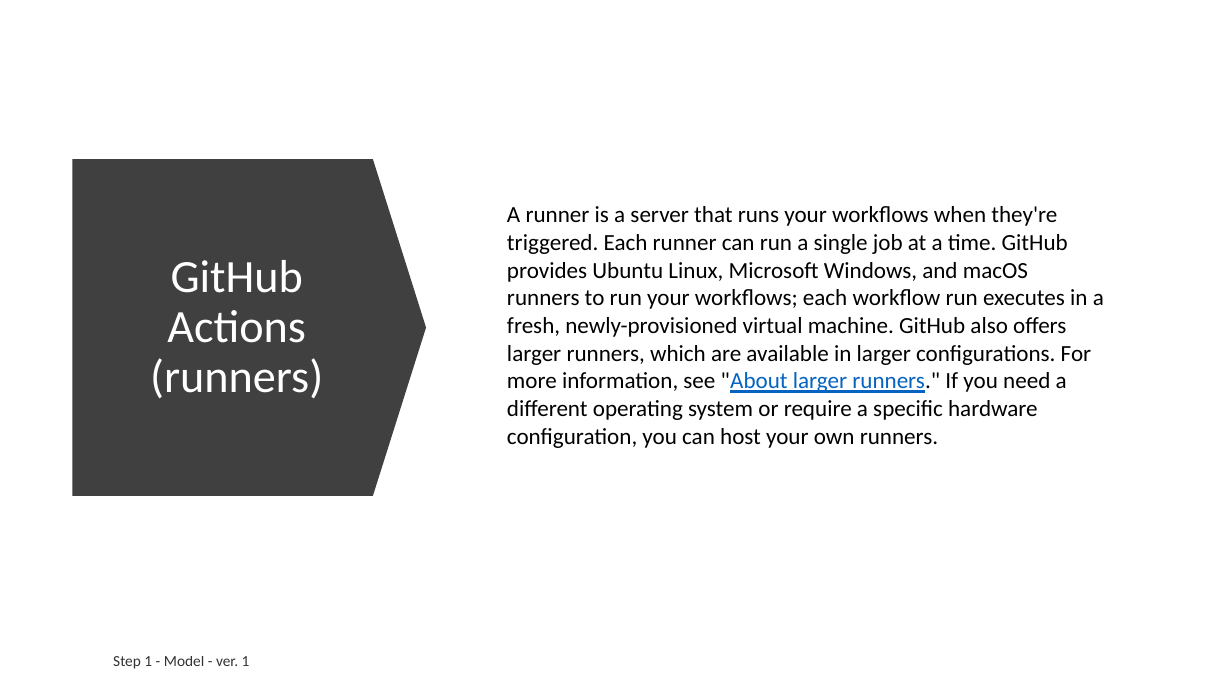
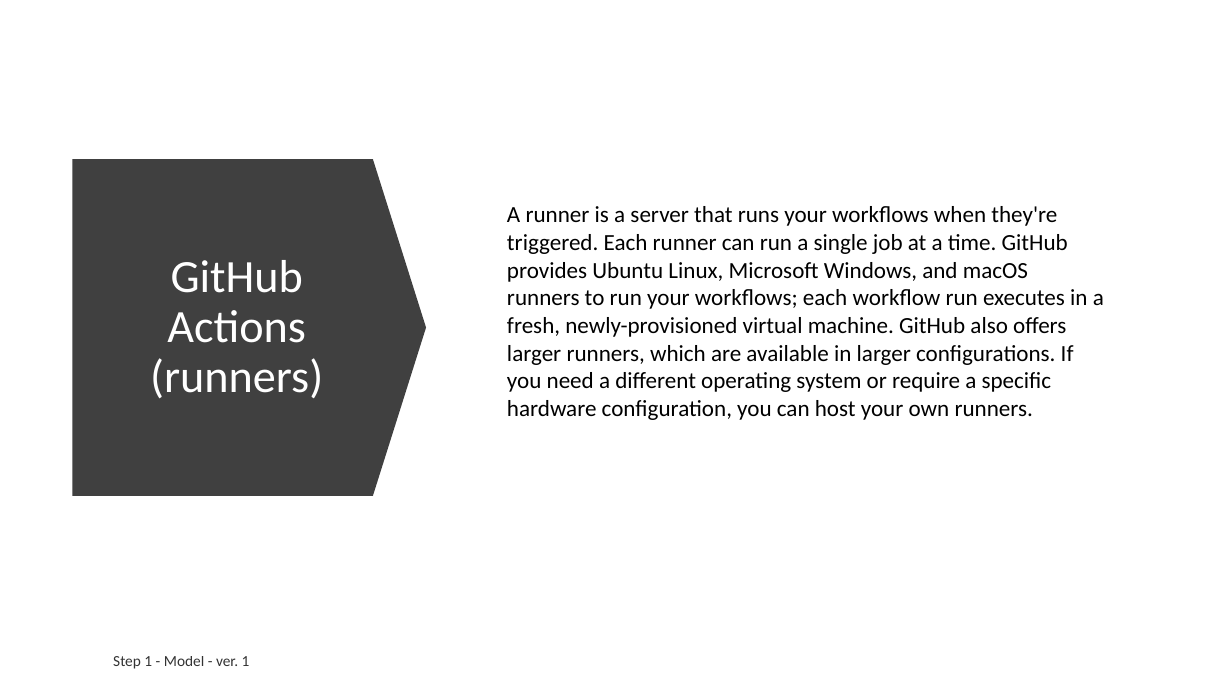
Before and after one commit to ext4dmin/DevOps-Mentorship, a slide deck: slide 9 of Step03-Deployment_Automatization_speach.pptx. Drawn at 1232x693 pixels with LibreOffice and Linux fonts; fonts in the diff are those of the drawing. Boxes give left, top, right and bottom in pixels: in the first picture for what was removed or moved away, otherwise in the second. Text is boxed around its words. In the diff, an @@ line names an element or a change of style, - is before the commit and + after.

```diff
--- a/Step03-Deployment_Automatization_speach.pptx
+++ b/Step03-Deployment_Automatization_speach.pptx
@@ text at (507, 206, 1104, 420): text changed @@
-A runner is a server that runs your workflows when they're triggered. Each runner can run a single job at a time. GitHub provides Ubuntu Linux, Microsoft Windows, and macOS runners to run your workflows; each workflow run executes in a fresh, newly-provisioned virtual machine. GitHub also offers larger runners, which are available in larger configurations. For more information, see "About larger runners." If you need a different operating system or require a specific hardware configuration, you can host your own runners.
+A runner is a server that runs your workflows when they're triggered. Each runner can run a single job at a time. GitHub provides Ubuntu Linux, Microsoft Windows, and macOS runners to run your workflows; each workflow run executes in a fresh, newly-provisioned virtual machine. GitHub also offers larger runners, which are available in larger configurations. If you need a different operating system or require a specific hardware configuration, you can host your own runners.
```
Also in this commit, not shown: 2 other slides changed, 4 other files.
